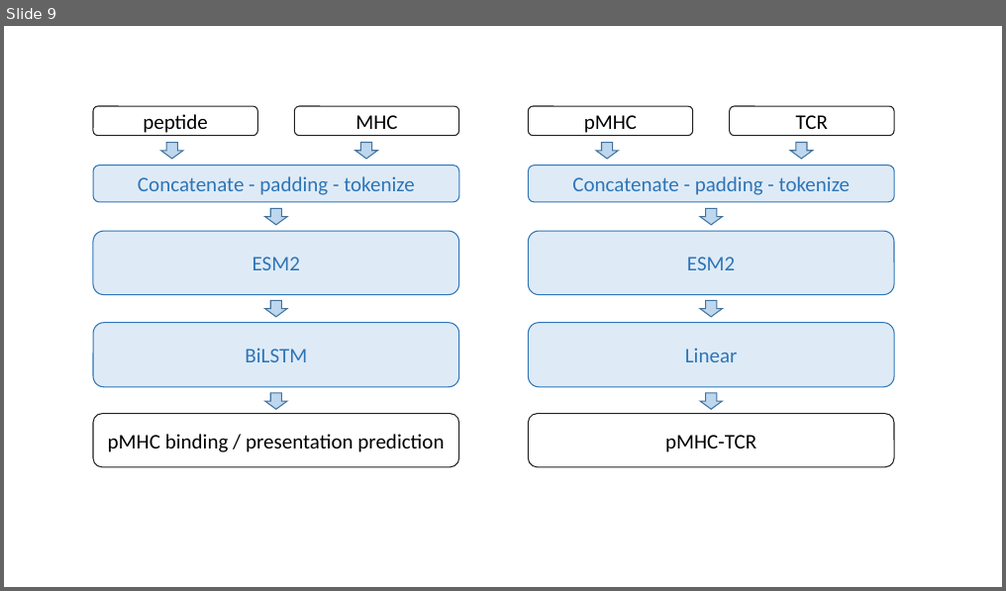
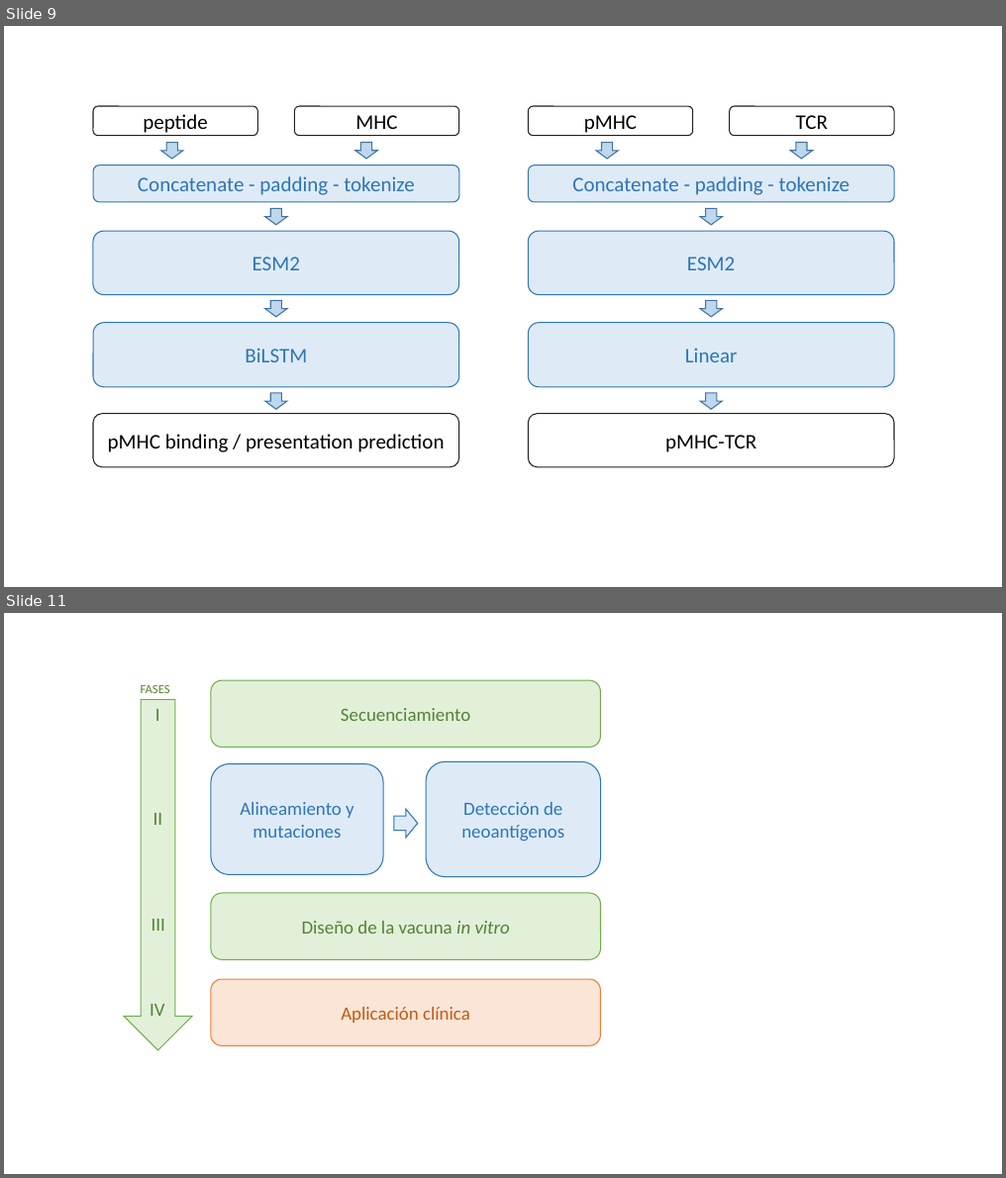
Before and after one commit to arceda/phd_thesis, a slide deck: draws.pptx. Shown one above the other, each under a label of ours: slide 9 before the commit, slides 9 and 11 after it; the slides between them are not shown. The pictures are 1006x591 and 1006x1178 pixels, drawn with LibreOffice and Linux fonts; fonts in the diff are those of the drawing. Boxes give left, top, right and bottom in pixels: in the first picture for what was removed or moved away, otherwise in the second. Text is boxed around its words. In the diff, an @@ line names an element or a change of style, - is before the commit and + after.

```diff
--- a/draws.pptx
+++ b/draws.pptx
@@ slide 11 added at [4,613,1002,1174], background #FFFFFF @@
@@ down arrow added at [124,699,192,1051], fill #E2F0D9, outline #70AD47 1 pt @@
@@ text added at [141,685,170,693], 12 pt, text #548235 @@
+FASES
@@ rounded rectangle added at [211,680,601,747], fill #E2F0D9, outline #70AD47 1 pt, 18 pt, text #548235 @@
+Secuenciamiento
@@ text added at [155,709,160,721], 18 pt, text #548235 @@
+I
@@ rounded rectangle added at [211,764,383,875], fill #DEEBF7, outline #2E75B6 1 pt, 18 pt, text #2E75B6 @@
+Alineamiento y mutaciones
@@ rounded rectangle added at [426,761,601,877], fill #DEEBF7, outline #2E75B6 1 pt, 18 pt, text #2E75B6 @@
+Detección de neoantígenos
@@ text added at [153,813,162,825], 18 pt, text #548235 @@
+II
@@ right arrow added at [394,809,418,838], fill #DEEBF7, outline #2E75B6 1 pt @@
@@ rounded rectangle added at [211,893,601,959], fill #E2F0D9, outline #70AD47 1 pt, 18 pt, text #548235 @@
+Diseño de la vacuna in vitro
@@ text added at [152,919,165,931], 18 pt, text #548235 @@
+III
@@ rounded rectangle added at [211,979,601,1046], fill #FBE5D6, outline #ED7D31 1 pt, 18 pt, text #C55A11 @@
+Aplicación clínica
@@ text added at [150,1004,164,1016], 18 pt, text #548235 @@
+IV
```
Also in this commit, not shown: 1 other slide added, 7 other files.
